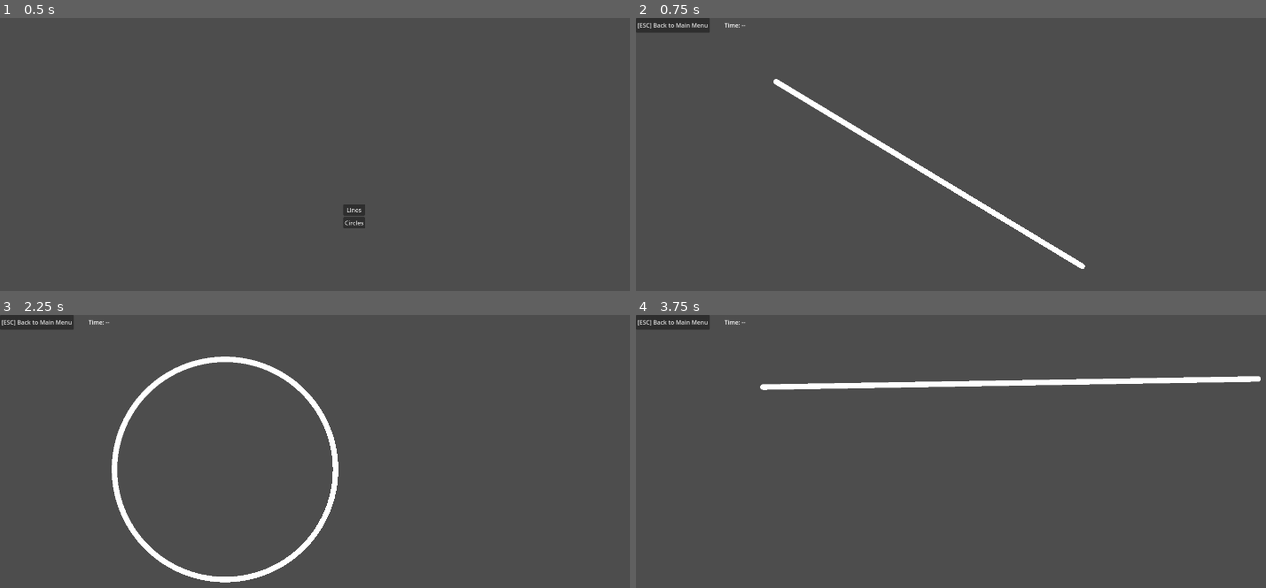
Above: before the commit, frames 1-4 (two rows, left to right).
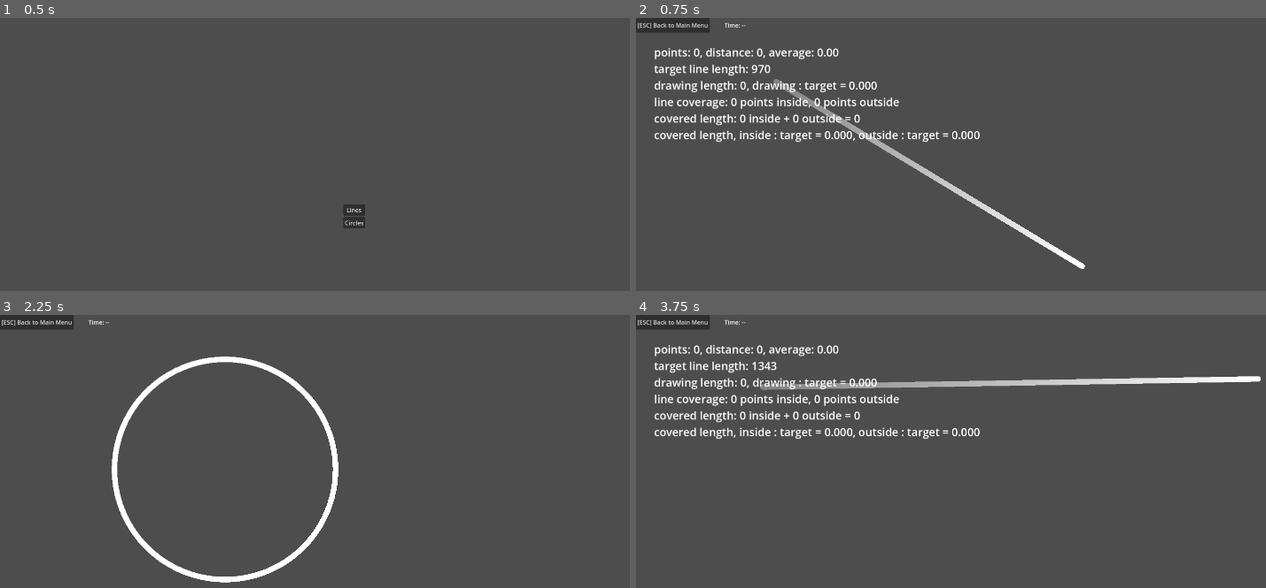
Above: after the commit, the same moments.

Repository: Toxe/godot-tablet-trainer
Game: Godot game, scene res://scenes/main_menu/main_menu.tscn
Two runs of this game, one before a commit and one after it. Both use one fixed random seed, a clock stepped at 60 frames per second and the inputs below.
Inputs:
- Up to frame 1 (0.5 s): no input
- Up to frame 2 (0.75 s): click "Lines" at 0.5 s
- Up to frame 3 (2.25 s): click "[ESC] Back to Main Menu" at 1.25 s; click "Circles" at 2 s
- Up to frame 4 (3.75 s): click "[ESC] Back to Main Menu" at 2.75 s; click "Lines" at 3.5 s

Frame 1 is identical in both runs. In frame 2, 3.8% of the frame differs, in the area x 2-62%, y 11-79%; in frame 3, nothing differs; in frame 4, 4.2%, in the area x 2-84%, y 11-46%.

Commit message:
Line: Show info stats and debug lines

Diff:
--- a/TabletTrainer/scenes/circle_trainer/circle_trainer.gd
+++ b/TabletTrainer/scenes/circle_trainer/circle_trainer.gd
@@ -38,13 +38,13 @@
     draw_arc(target_circle_position, target_circle_radius, 0.0, 2.0 * PI, 128, Color.WHITE, target_circle_line_width)
 
 
-func _on_drawing_started() -> void:
+func _on_drawing_started(_point: Vector2) -> void:
     for child in get_children():
         if child is Line2D:
             child.queue_free()
 
 
-func _on_drawing_stopped() -> void:
+func _on_drawing_stopped(_point: Vector2) -> void:
     create_new_target_circle()
 
 
--- a/TabletTrainer/scenes/drawing/drawing.gd
+++ b/TabletTrainer/scenes/drawing/drawing.gd
@@ -1,8 +1,9 @@
 class_name Drawing extends Node2D
 
-signal started()
-signal stopped()
+signal started(point: Vector2)
+signal stopped(point: Vector2)
 signal point_added(point: Vector2)
+signal line_drawn(start_point: Vector2, end_point: Vector2)
 
 var is_drawing := false
 var line: Line2D = null
@@ -34,7 +35,7 @@
     line.default_color = Color.BLACK
     add_child(line)
 
-    started.emit()
+    started.emit(mouse_motion_event.position)
 
     add_point(mouse_motion_event.position)
 
@@ -48,7 +49,7 @@
 
     is_drawing = false
 
-    stopped.emit()
+    stopped.emit(mouse_motion_event.position)
 
 
 func add_point(point: Vector2) -> void:
@@ -58,3 +59,6 @@
     line.add_point(point)
 
     point_added.emit(point)
+
+    if line.get_point_count() > 1:
+        line_drawn.emit(line.points[-2], point)
--- a/TabletTrainer/scenes/line_trainer/line_trainer.gd
+++ b/TabletTrainer/scenes/line_trainer/line_trainer.gd
@@ -4,19 +4,35 @@
 const target_line_width := 15
 const target_line_min_length_screen_ratio := 0.2
 
+var info_points_count := 0
+var info_points_distance := 0.0
+var info_drawing_length := 0.0
+var info_line_coverage_points_inside := 0
+var info_line_coverage_points_outside := 0
+var info_covered_length_inside := 0.0
+var info_covered_length_outside := 0.0
+
+var debug_lines: Node2D = null
+var last_debug_line: Line2D = null
+var projected_line_points: Array[Dictionary] = []
+
 @onready var drawing: Drawing = $Drawing
 @onready var trainer_ui: TrainerUI = $TrainerUI
 @onready var target_line: Line2D = $TargetLine
+@onready var old_target_line: Line2D = $OldTargetLine
+@onready var info_label: Label = $InfoLabel
 
 
 func _ready() -> void:
     create_new_target_line()
+
+    reset_info_stats()
+    update_info_label()
 
 
 func create_new_target_line() -> void:
     var window_size := get_window().size
     var margin: float = min(window_size.x, window_size.y) * margin_screen_ratio
-
     var min_line_length: float = min(window_size.x, window_size.y) * target_line_min_length_screen_ratio
 
     var x_min := margin
@@ -37,39 +53,219 @@
     target_line.add_point(p1)
 
 
-func _on_drawing_started() -> void:
-    for child in get_children():
-        if child is Line2D and child != target_line:
-            child.queue_free()
-
-
-func _on_drawing_stopped() -> void:
+func reset_info_stats() -> void:
+    info_points_count = 0
+    info_points_distance = 0.0
+    info_drawing_length = 0.0
+    info_line_coverage_points_inside = 0
+    info_line_coverage_points_outside = 0
+    info_covered_length_inside = 0.0
+    info_covered_length_outside = 0.0
+
+
+func update_info_label() -> void:
+    var target_line_length := target_line.points[0].distance_to(target_line.points[1])
+
+    info_label.text = "points: %d, distance: %d, average: %0.2f\ntarget line length: %d\ndrawing length: %d, drawing : target = %.03f\nline coverage: %d points inside, %d points outside\ncovered length: %d inside + %d outside = %d\ncovered length, inside : target = %0.3f, outside : target = %0.3f" % [
+        info_points_count, info_points_distance, (info_points_distance / info_points_count) if info_points_count > 0 else 0.0,
+        target_line_length,
+        info_drawing_length, info_drawing_length / target_line_length,
+        info_line_coverage_points_inside, info_line_coverage_points_outside,
+        info_covered_length_inside, info_covered_length_outside, info_covered_length_inside + info_covered_length_outside,
+        (info_covered_length_inside / target_line_length) if info_points_count > 0 else 0.0, (info_covered_length_outside / target_line_length) if info_points_count > 0 else 0.0
+    ]
+
+
+func add_debug_line(point: Vector2) -> Line2D:
+    var p0 := target_line.points[0]
+    var p1 := target_line.points[1]
+    var point_on_line := project_point_onto_line(point, target_line)
+
+    # add a new container for the debug lines
+    if debug_lines == null:
+        debug_lines = Node2D.new()
+        debug_lines.name = "debug_lines"
+        add_child(debug_lines)
+
+    var line := Line2D.new()
+    line.width = 1
+    line.add_point(point)
+    line.add_point(point_on_line)
+    debug_lines.add_child(line)
+
+    # draw the debug line to the start/end of the line if the point is before/after the line
+    if point_before_line(point_on_line, target_line):
+        line.points[1] = p0
+    elif point_behind_line(point_on_line, target_line):
+        line.points[1] = p1
+
+    # color of the first debug line (additional debug lines will be colored in _on_drawing_line_drawn())
+    if last_debug_line == null:
+        if point_inside_line(point_on_line, target_line):
+            line.default_color = Color.GREEN
+        elif point_before_line(point_on_line, target_line):
+            line.default_color = Color.ORANGE
+        elif point_behind_line(point_on_line, target_line):
+            line.default_color = Color.YELLOW
+        else:
+            push_warning("Unable to determine projected line point position:\nline: %s --> %s, point: %s" % [p0, p1, point_on_line])
+            line.default_color = Color.RED
+
+        projected_line_points.append({"point": point_on_line, "color": line.default_color})
+
+    var distance_from_point_to_line := point.distance_to(point_on_line)
+    var debug_line_direction := line.points[1].direction_to(line.points[0])
+    var debug_line_normal := Vector2(debug_line_direction.y, -debug_line_direction.x)
+
+    var label := Label.new()
+    label.text = "%d" % [distance_from_point_to_line]
+    label.position = point
+    label.position += debug_line_direction * 10.0 + debug_line_normal * label.size.y / 2.0
+    label.rotation = line.points[1].angle_to_point(line.points[0])
+    label.z_index = 1
+    line.add_child(label)
+
+    return line
+
+
+func delete_debug_lines() -> void:
+    if debug_lines:
+        debug_lines.queue_free()
+        projected_line_points.clear()
+        queue_redraw()
+
+
+func update_old_target_line(line: Line2D) -> void:
+    old_target_line.clear_points()
+    old_target_line.add_point(line.points[0])
+    old_target_line.add_point(line.points[1])
+
+
+func project_point_onto_line(point: Vector2, line: Line2D) -> Vector2:
+    var p0 := line.points[0]
+    var p1 := line.points[1]
+    var direction := p0.direction_to(p1)
+    var normal := Vector2(direction.y, -direction.x)
+    var distance_from_origin_to_line := normal.dot(p0)
+    var distance_from_point_to_line := normal.dot(point) - distance_from_origin_to_line
+    return point - normal * distance_from_point_to_line
+
+
+func point_inside_line(point_on_line: Vector2, line: Line2D) -> bool:
+    var p0 := line.points[0]
+    var p1 := line.points[1]
+    var dist_p0_to_p1 := p0.distance_to(p1)
+    var dist_p0_to_point := p0.distance_to(point_on_line)
+    var dist_p1_to_point := p1.distance_to(point_on_line)
+    return dist_p0_to_point <= dist_p0_to_p1 and dist_p1_to_point <= dist_p0_to_p1
+
+
+func point_before_line(point_on_line: Vector2, line: Line2D) -> bool:
+    var p0 := line.points[0]
+    var p1 := line.points[1]
+    var dist_p0_to_p1 := p0.distance_to(p1)
+    var dist_p0_to_point := p0.distance_to(point_on_line)
+    var dist_p1_to_point := p1.distance_to(point_on_line)
+    return dist_p0_to_point < dist_p1_to_point and dist_p1_to_point > dist_p0_to_p1
+
+
+func point_behind_line(point_on_line: Vector2, line: Line2D) -> bool:
+    var p0 := line.points[0]
+    var p1 := line.points[1]
+    var dist_p0_to_p1 := p0.distance_to(p1)
+    var dist_p0_to_point := p0.distance_to(point_on_line)
+    var dist_p1_to_point := p1.distance_to(point_on_line)
+    return dist_p1_to_point < dist_p0_to_point and dist_p0_to_point > dist_p0_to_p1
+
+
+func _on_drawing_started(_point: Vector2) -> void:
+    reset_info_stats()
+    update_info_label()
+
+    delete_debug_lines()
+
+
+func _on_drawing_stopped(_point: Vector2) -> void:
+    update_old_target_line(target_line)
     create_new_target_line()
 
 
 func _on_drawing_point_added(point: Vector2) -> void:
-    var p0 := target_line.points[0] + target_line.position as Vector2
-    var p1 := target_line.points[1] + target_line.position as Vector2
-    var dvec := p0.direction_to(p1)
-    var N := Vector2(dvec.y, -dvec.x)
-    var D := N.dot(p0)
-    var distance := N.dot(point) - D
-
-    var point_on_plane := point - N * distance
-    var debug_line := Line2D.new()
-    debug_line.width = 1
-    debug_line.default_color = Color.GREEN
-    debug_line.add_point(point)
-    debug_line.add_point(point_on_plane)
-    add_child(debug_line)
-
-    var dist_p0_to_p1 := p0.distance_to(p1)
-    var dist_p0_to_point_on_plane := p0.distance_to(point_on_plane)
-    var dist_p1_to_point_on_plane := p1.distance_to(point_on_plane)
-
-    if dist_p0_to_point_on_plane > dist_p0_to_p1:
-        debug_line.default_color = Color.RED
-        debug_line.points[1] = p1
-    elif dist_p1_to_point_on_plane > dist_p0_to_p1:
-        debug_line.default_color = Color.RED
-        debug_line.points[1] = p0
+    var point_on_line := project_point_onto_line(point, target_line)
+    var distance_point_to_target_line := point.distance_to(point_on_line)
+
+    info_points_count += 1
+    info_points_distance += distance_point_to_target_line
+    info_drawing_length += 1.0
+
+    if point_inside_line(point_on_line, target_line):
+        info_line_coverage_points_inside += 1
+    else:
+        info_line_coverage_points_outside += 1
+
+    last_debug_line = add_debug_line(point)
+
+
+func _on_drawing_line_drawn(start_point: Vector2, end_point: Vector2) -> void:
+    assert(last_debug_line != null)
+
+    var p0 := target_line.points[0]
+    var p1 := target_line.points[1]
+
+    info_drawing_length += start_point.distance_to(end_point)
+
+    # ---- covered length inside/outside
+    var a := project_point_onto_line(start_point, target_line)
+    var b := project_point_onto_line(end_point, target_line)
+
+    var dist_a_to_b := a.distance_to(b)
+    var dist_p0_to_a := p0.distance_to(a)
+    var dist_p1_to_a := p1.distance_to(a)
+    var dist_p0_to_b := p0.distance_to(b)
+    var dist_p1_to_b := p1.distance_to(b)
+
+    if point_before_line(a, target_line) and point_before_line(b, target_line):
+        # a and b left of line
+        info_covered_length_outside += dist_a_to_b
+        last_debug_line.default_color = Color.ORANGE
+    elif point_before_line(a, target_line) and point_inside_line(b, target_line):
+        # a left of line, b inside
+        info_covered_length_inside += dist_p0_to_b
+        info_covered_length_outside += dist_p0_to_a
+        last_debug_line.default_color = Color.BLUE
+    elif point_inside_line(a, target_line) and point_inside_line(b, target_line):
+        # a and b inside
+        info_covered_length_inside += dist_a_to_b
+        last_debug_line.default_color = Color.GREEN
+    elif point_inside_line(a, target_line) and point_behind_line(b, target_line):
+        # a inside, b right of line
+        info_covered_length_inside += dist_p1_to_a
+        info_covered_length_outside += dist_p1_to_b
+        last_debug_line.default_color = Color.TURQUOISE
+    elif point_behind_line(a, target_line) and point_behind_line(b, target_line):
+        # a and b right of line
+        info_covered_length_outside += dist_a_to_b
+        last_debug_line.default_color = Color.YELLOW
+    elif point_behind_line(a, target_line) and point_inside_line(b, target_line):  # <--
+        # a right of line, b inside
+        info_covered_length_inside += dist_p1_to_b
+        info_covered_length_outside += dist_p1_to_a
+        last_debug_line.default_color = Color.DARK_MAGENTA
+    elif point_inside_line(a, target_line) and point_before_line(b, target_line):  # <--
+        # a inside, b left of line
+        info_covered_length_inside += dist_p0_to_a
+        info_covered_length_outside += dist_p0_to_b
+        last_debug_line.default_color = Color.MAGENTA
+    else:
+        push_warning("Unable to determine projected line points positions:\nline: %s --> %s, prev point: %s, new point: %s" % [p0, p1, a, b])
+        last_debug_line.default_color = Color.RED
+
+    projected_line_points.append({"point": b, "color": last_debug_line.default_color})
+    queue_redraw()
+
+    update_info_label()
+
+
+func _draw() -> void:
+    for p in projected_line_points:
+        draw_arc(p.point, 5, 0, 2.0 * PI, 8, p.color)
--- a/TabletTrainer/scenes/line_trainer/line_trainer.tscn
+++ b/TabletTrainer/scenes/line_trainer/line_trainer.tscn
@@ -1,21 +1,42 @@
-[gd_scene load_steps=4 format=3 uid="uid://kmkam625oih7"]
+[gd_scene load_steps=5 format=3 uid="uid://kmkam625oih7"]
 
 [ext_resource type="Script" path="res://scenes/line_trainer/line_trainer.gd" id="1_lp83l"]
 [ext_resource type="PackedScene" uid="uid://d1e5t3605hrpa" path="res://scenes/trainer_ui/trainer_ui.tscn" id="2_7glub"]
 [ext_resource type="PackedScene" uid="uid://r6egmegqdfch" path="res://scenes/drawing/drawing.tscn" id="2_eeytx"]
 
+[sub_resource type="Gradient" id="Gradient_2ffaq"]
+colors = PackedColorArray(0.513233, 0.513233, 0.513233, 1, 1, 1, 1, 1)
+
 [node name="LineTrainer" type="Node2D"]
 script = ExtResource("1_lp83l")
 
 [node name="Drawing" parent="." instance=ExtResource("2_eeytx")]
+z_index = 1
 
 [node name="TrainerUI" parent="." instance=ExtResource("2_7glub")]
 
 [node name="TargetLine" type="Line2D" parent="."]
 width = 15.0
+gradient = SubResource("Gradient_2ffaq")
 begin_cap_mode = 2
 end_cap_mode = 2
 
+[node name="OldTargetLine" type="Line2D" parent="."]
+z_index = -1
+width = 15.0
+default_color = Color(0.368627, 0.368627, 0.368627, 1)
+begin_cap_mode = 2
+end_cap_mode = 2
+
+[node name="InfoLabel" type="Label" parent="."]
+offset_left = 49.0
+offset_top = 72.0
+offset_right = 105.0
+offset_bottom = 114.0
+theme_override_font_sizes/font_size = 30
+text = "info"
+
+[connection signal="line_drawn" from="Drawing" to="." method="_on_drawing_line_drawn"]
 [connection signal="point_added" from="Drawing" to="." method="_on_drawing_point_added"]
 [connection signal="started" from="Drawing" to="." method="_on_drawing_started"]
 [connection signal="started" from="Drawing" to="TrainerUI" method="_on_drawing_started"]
--- a/TabletTrainer/scenes/trainer_ui/trainer_ui.gd
+++ b/TabletTrainer/scenes/trainer_ui/trainer_ui.gd
@@ -30,11 +30,11 @@
     get_tree().change_scene_to_packed(load("res://scenes/main_menu/main_menu.tscn"))
 
 
-func _on_drawing_started() -> void:
+func _on_drawing_started(_point: Vector2) -> void:
     is_drawing = true
     update_start_time()
 
 
-func _on_drawing_stopped() -> void:
+func _on_drawing_stopped(_point: Vector2) -> void:
     is_drawing = false
     update_end_time()
